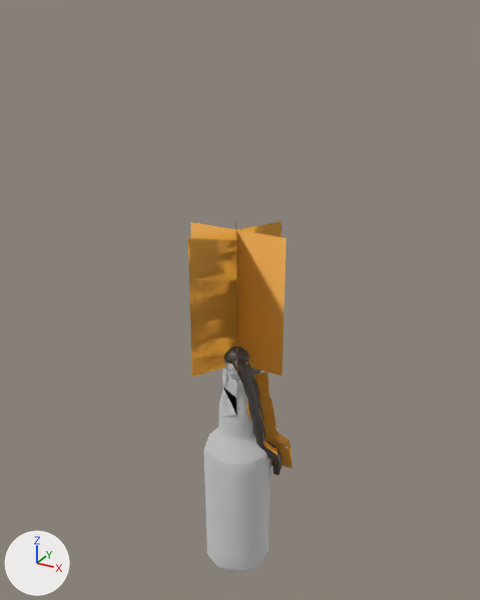
The FBX model asset-pipeline/out/SK_MolotovBottle.fbx, before and after one commit.
One viewpoint serves both versions: a 50 mm camera at (0.285, -0.511, 0.443) aimed at (-0.004, 0.013, 0.181). Arrows for +X, +Y and +Z are at lower left; the lights stay in place. The older version comes first. Where no turn or scale is listed for an object, it has been applied to the vertices. Vertices at exactly the same position are counted once.

The first picture shows 'SK_MolotovBottle'.
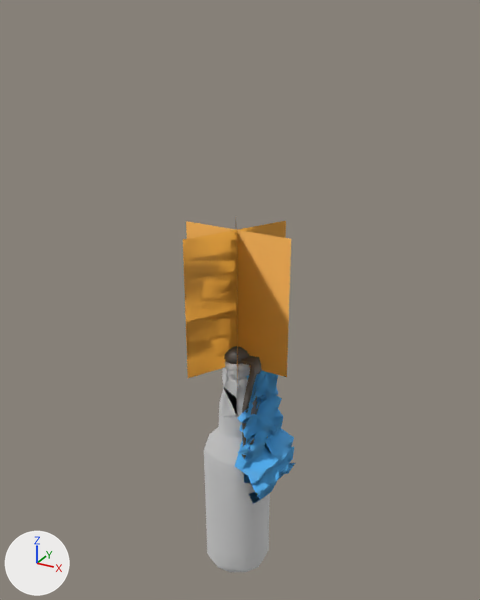
Where the change shows, as pixel boxes (x1, y1, x2, y2) in the pictures (480 x 600 px; the box of a moved part takes in the faces that stretch with it):
'SK_MolotovBottle', reshaped
    before: (188, 221, 292, 572)
    after: (183, 221, 295, 572)
part 1 of me_sk_molotovbottle, moved or reshaped
    before: (191, 222, 286, 376)
    after: (186, 221, 291, 377)
part 2 of me_sk_molotovbottle, moved or reshaped
    before: (188, 221, 282, 377)
    after: (183, 221, 286, 378)
part 3 of me_sk_molotovbottle, moved or reshaped
    both: (236, 228, 238, 382)
part 4 of me_sk_molotovbottle, added (blue)
    after: (235, 369, 295, 504)
part 5 of me_sk_molotovbottle, built on
    before: (232, 358, 292, 476)
    after: (240, 355, 268, 497)

Patch to the scene script:
```diff
--- a/asset-pipeline/out/SK_MolotovBottle.fbx.py
+++ b/asset-pipeline/out/SK_MolotovBottle.fbx.py
@@ mat_m_sheathflame @@
+mat_m_sheathflame = principled_material('M_SheathFlame')
+mat_m_sheathflame.base_color = (0.1, 0.5, 1.0)  # blue #59bcff
@@ me_sk_molotovbottle @@
 # used by ob_sk_molotovbottle; location = (0.0, 0.0, 0.0)
-me_sk_molotovbottle.from_pydata(...)  # 737 vertices, 1280 faces; spans x -0.05..0.054, y -0.043..0.043, z -0.129..0.257
+me_sk_molotovbottle.from_pydata(...)  # 2745 vertices, 5206 faces; spans x -0.055..0.057, y -0.048..0.048, z -0.129..0.429
+# me_sk_molotovbottle part 1: the loose piece of 16 vertices spanning x -0.05..0.05, y 0.0, z 0.117..0.257 is scaled about its middle by (1.1, 1, 1)
+# me_sk_molotovbottle part 2: the loose piece of 16 vertices spanning x -0.025..0.025, y -0.043..0.043, z 0.117..0.257 is scaled about its middle by (1.1, 1.1, 1)
+# me_sk_molotovbottle part 3: the loose piece of 16 vertices spanning x -0.025..0.025, y -0.043..0.043, z 0.117..0.257 is scaled about its middle by (1.1, 1.1, 1)
+# me_sk_molotovbottle part 4: a new loose piece of 450 vertices spanning x 0.008..0.057, y -0.039..0.044, z -0.022..0.121, in mat_m_sheathflame (blue #59bcff)
+# me_sk_molotovbottle part 5: 2 vertices moved within x 0.022..0.044, y 0.015..0.016, z 0.001..0.091; 286 vertices removed from x 0.003..0.054, y -0.017..0.04, z -0.013..0.131; 1838 vertices added at x -0.005..0.05, y -0.033..0.038, z -0.019..0.131
+# other edits to the shape of me_sk_molotovbottle do not show in these pictures
 me_sk_molotovbottle.materials.append(mat_mi_cns_cossacks_vodka_01_glass)
@@ me_sk_molotovbottle @@
 me_sk_molotovbottle.materials.append(mat_m_ragflame)
+me_sk_molotovbottle.materials.append(mat_m_sheathflame)  # blue #59bcff
```
